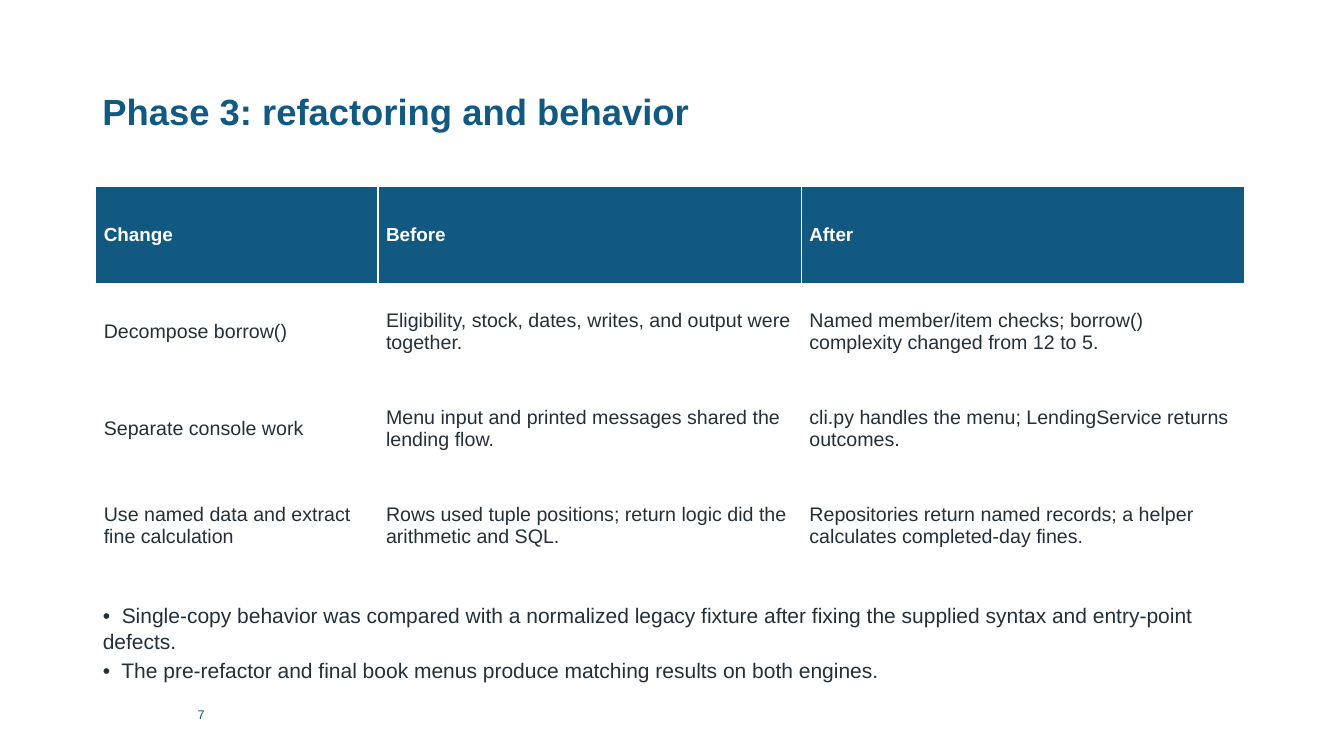
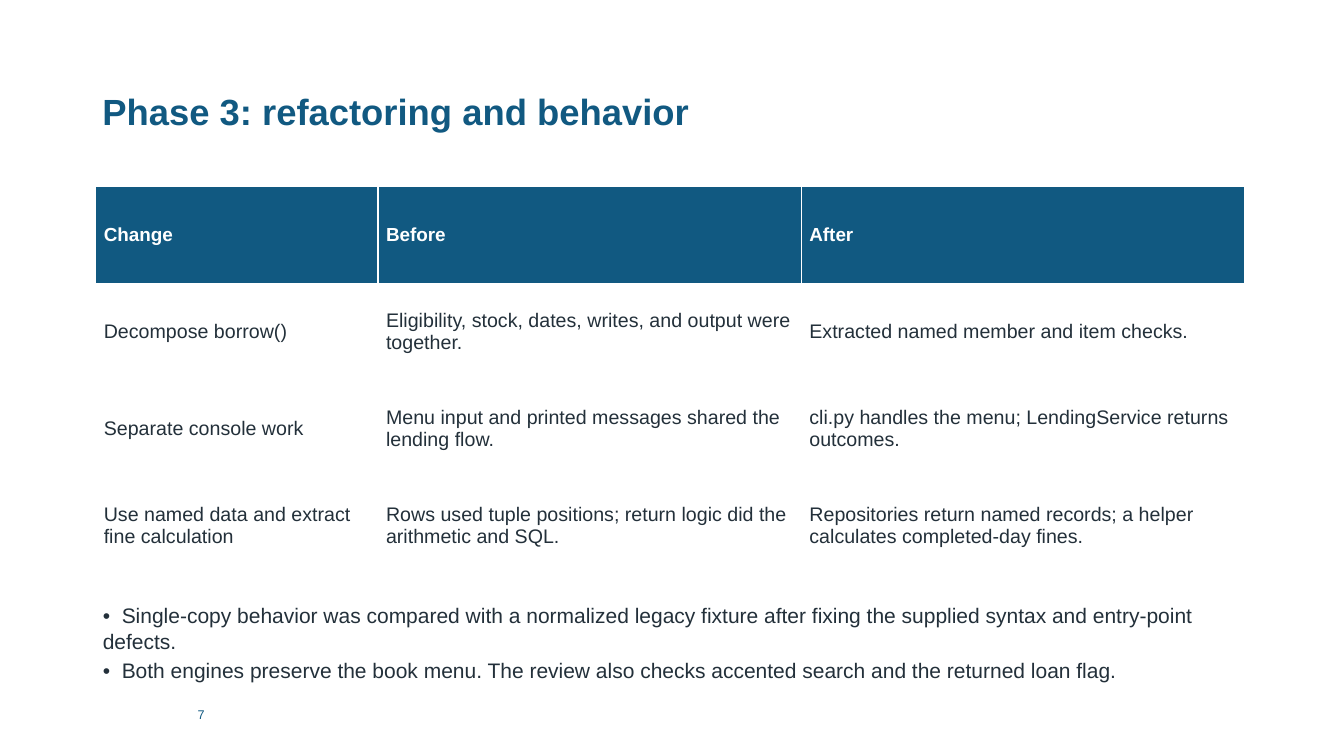
Before and after one commit to jurialamri6-eng/SE431-repository, a slide deck: slide 9 of Presentation/SE431_Presentation.pptx. Drawn at 1344x756 pixels with LibreOffice and Linux fonts; fonts in the diff are those of the drawing. Boxes give left, top, right and bottom in pixels: in the first picture for what was removed or moved away, otherwise in the second. Text is boxed around its words. In the diff, an @@ line names an element or a change of style, - is before the commit and + after.

```diff
--- a/Presentation/SE431_Presentation.pptx
+++ b/Presentation/SE431_Presentation.pptx
@@ table at [96,187,1245,575] @@
-row 2, column 3: Named member/item checks; borrow() complexity changed from 12 to 5.
+row 2, column 3: Extracted named member and item checks.
@@ text at [122,662,1116,683]: text changed @@
-• The pre-refactor and final book menus produce matching results on both engines.
+• Both engines preserve the book menu. The review also checks accented search and the returned loan flag.
```
Also in this commit, not shown: 5 other slides changed, 29 other files.
